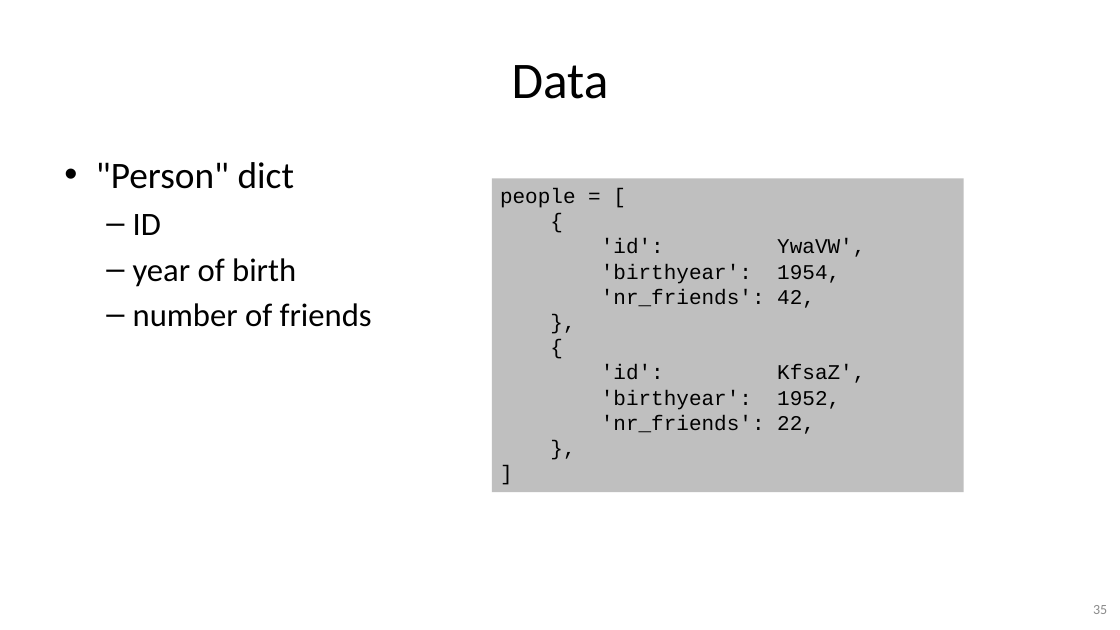
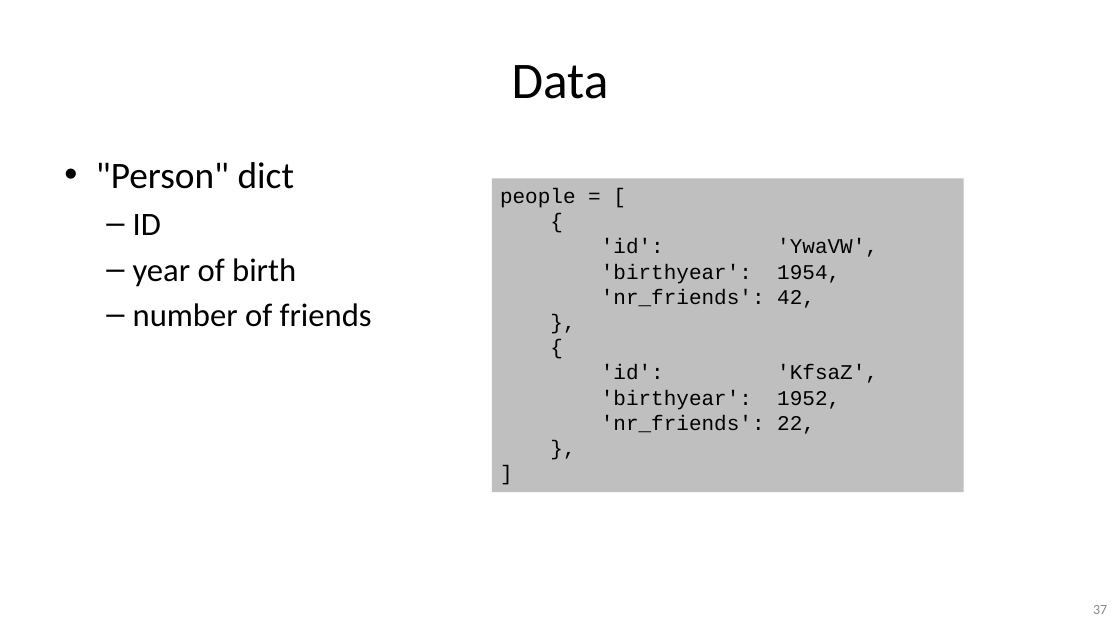
Before and after one commit to gjbex/Python-for-systems-programming, a slide deck: slide 37 of python_for_systems_programming.pptx (slide 35 before the commit). Drawn at 1120x630 pixels with LibreOffice and Linux fonts; fonts in the diff are those of the drawing. Boxes give left, top, right and bottom in pixels: in the first picture for what was removed or moved away, otherwise in the second. Text is boxed around its words. In the diff, an @@ line names an element or a change of style, - is before the commit and + after.

Commit message:
Fix typos

```diff
--- a/python_for_systems_programming.pptx
+++ b/python_for_systems_programming.pptx
@@ text in rectangle at (601, 238, 878, 257): text changed @@
-'id': YwaVW',
+'id': 'YwaVW',
@@ text in rectangle at (601, 364, 878, 383): text changed @@
-'id': KfsaZ',
+'id': 'KfsaZ',
@@ page number at (1093, 605, 1107, 614): text changed @@
-35
+37
```
Also in this commit, not shown: 5 other slides changed, 2 slides added.
